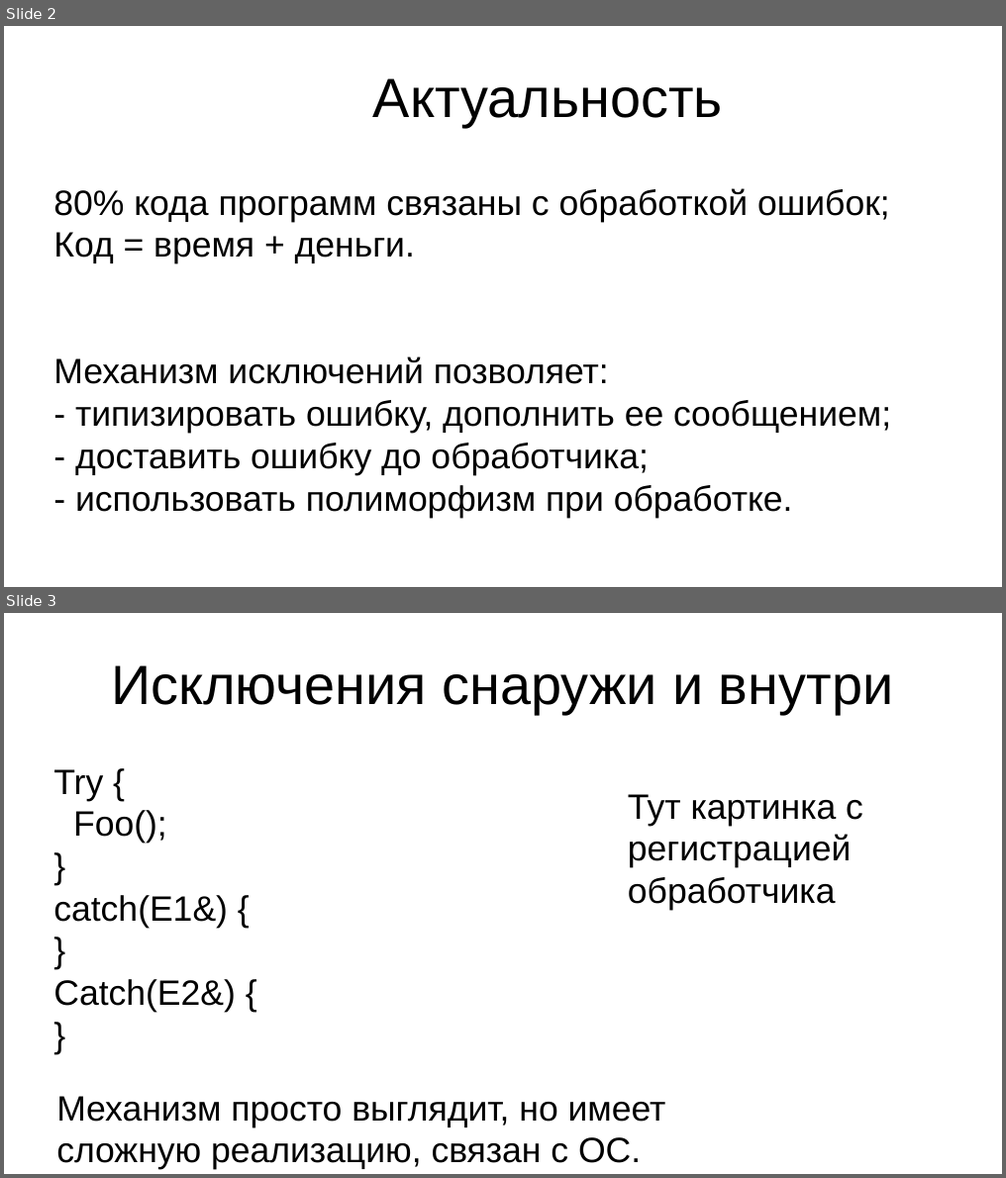
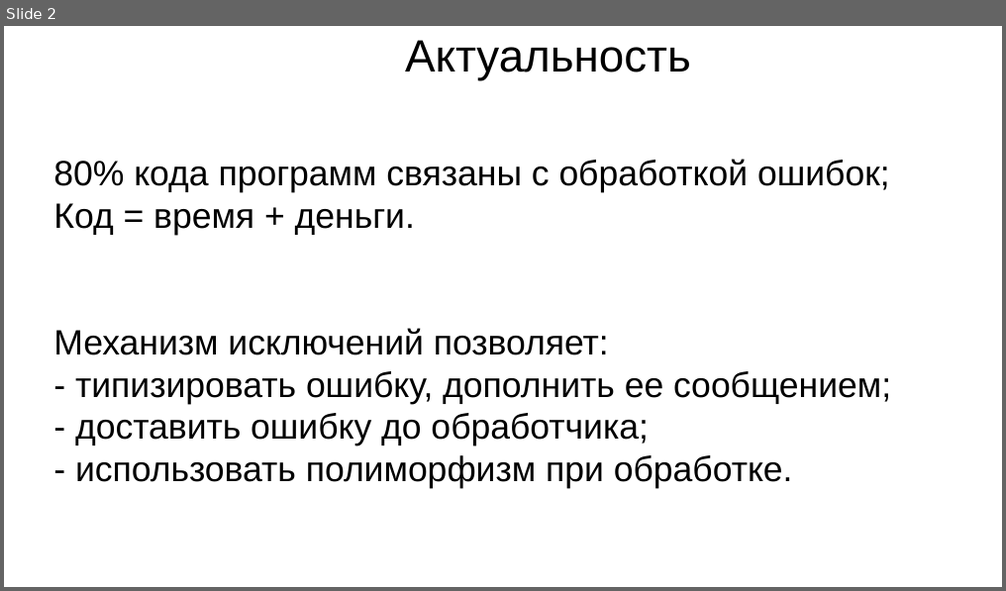
Before and after one commit to Leartiz/exception_research, a slide deck: about/presentation_v1.odp. Shown one above the other, each under a label of ours: slides 2 and 3 before the commit, slide 2 after it. The pictures are 1006x1178 and 1006x591 pixels, drawn with LibreOffice and Linux fonts; fonts in the diff are those of the drawing. Boxes give left, top, right and bottom in pixels: in the first picture for what was removed or moved away, otherwise in the second. Text is boxed around its words. In the diff, an @@ line names an element or a change of style, - is before the commit and + after.

```diff
--- a/about/presentation_v1.odp
+++ b/about/presentation_v1.odp
@@ slide 3 removed at [4,613,1002,1174], background #FFFFFF @@
@@ title removed at [111,665,893,714] @@
-Исключения снаружи и внутри
@@ subtitle removed at [54,769,236,1012] @@
-Try {
-Foo();
-}
-catch(E1&) {
-}
-Catch(E2&) {
-}
@@ text removed at [628,794,863,910] @@
-Тут картинка с регистрацией обработчика
@@ text removed at [56,1096,666,1170] @@
-Механизм просто выглядит, но имеет сложную реализацию, связан с ОС.
@@ slide 2 changed as well @@
@@ title "Актуальность": place and size @@
-title "Актуальность" at [373,78,723,127]
+title "Актуальность" at [405,40,691,80]
@@ title "Актуальность" at [405,40,691,80]: size 44 to 36 pt @@
@@ subtitle "80% кода программ связаны с ...": place and size @@
-subtitle "80% кода программ связаны с ..." at [54,188,891,518]
+subtitle "80% кода программ связаны с ..." at [54,159,891,488]
```
Also in this commit, not shown: 8 other slides changed, 11 slides added, 2 other slides removed, 10 other files.
